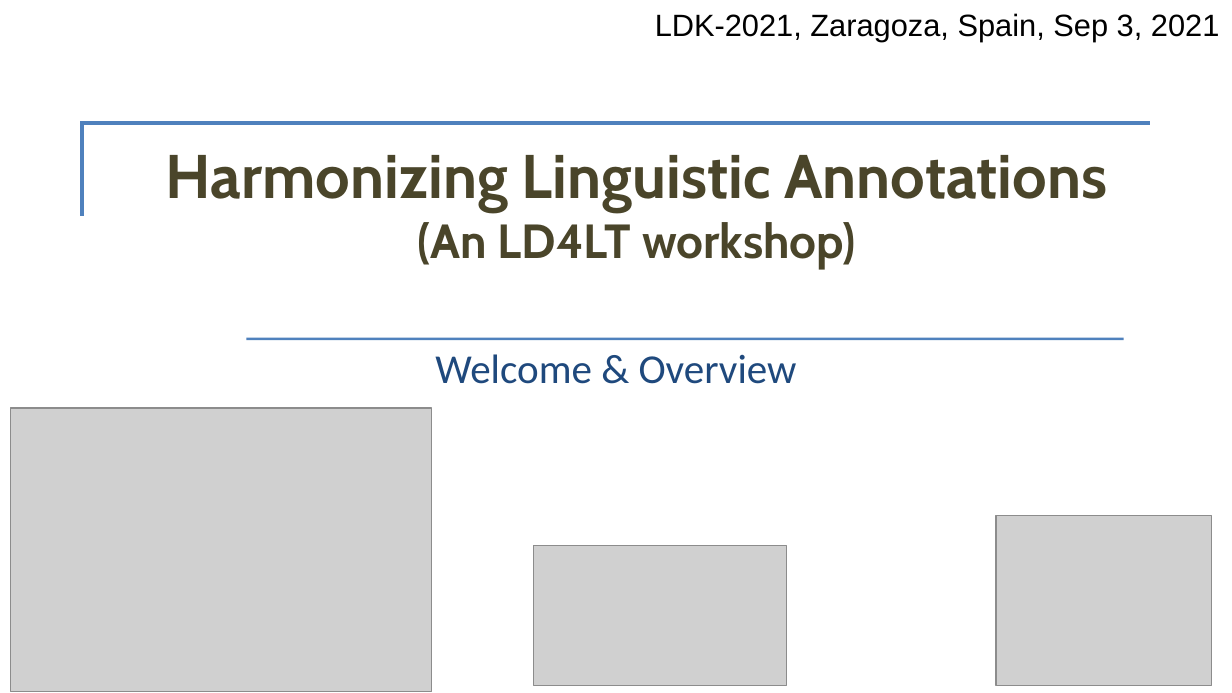
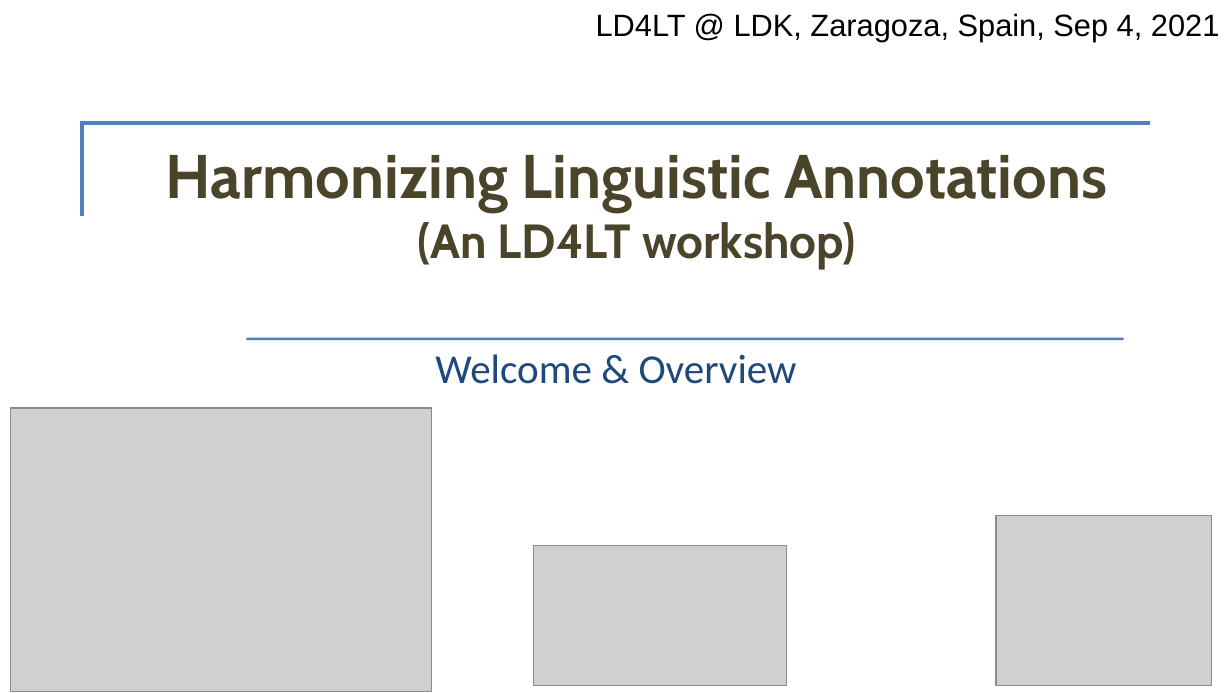
Before and after one commit to ld4lt/linguistic-annotation, a slide deck: slide 1 of doc/meetings/ldk-2021/0-welcome.pptx. Drawn at 1232x693 pixels with LibreOffice and Linux fonts; fonts in the diff are those of the drawing; grey boxes stand for pictures. Boxes give left, top, right and bottom in pixels: in the first picture for what was removed or moved away, otherwise in the second. Text is boxed around its words. In the diff, an @@ line names an element or a change of style, - is before the commit and + after.

```diff
--- a/doc/meetings/ldk-2021/0-welcome.pptx
+++ b/doc/meetings/ldk-2021/0-welcome.pptx
@@ text at (x1=596, y1=13, x2=1219, y2=42): text changed @@
-LDK-2021, Zaragoza, Spain, Sep 3, 2021
+LD4LT @ LDK, Zaragoza, Spain, Sep 4, 2021
```
Also in this commit, not shown: 4 other slides changed, 7 slides added, 1 other file.
